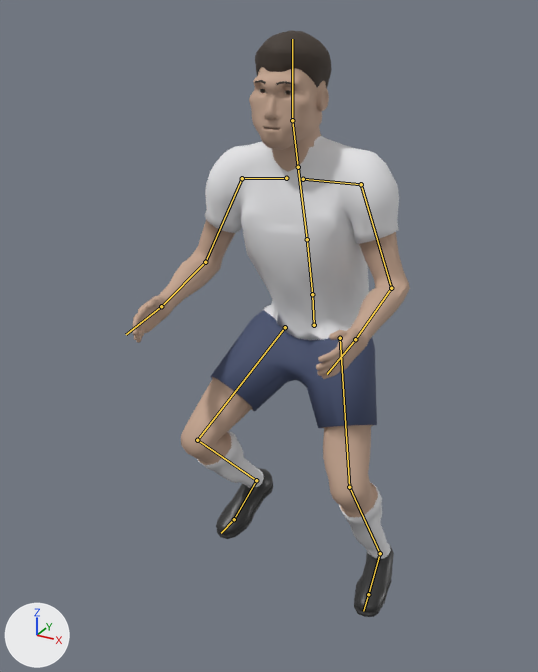
Before and after pictures for a commit that changed the Blender file assets/figure/figure.blend.
Both versions are drawn from a 50 mm camera at (0.878, -1.904, 1.733) aimed at (-0.084, -0.156, 0.859). The axes (+X, +Y, +Z) are drawn at lower left. The lights are the same throughout. The first picture is the older version. Both versions are drawn at frame 4 of the action 'strafe_R'; the numbers are the values there. The bones that bend it are drawn over the model as lines.

The first picture shows 'body', 'eyes', 'hair_short'.
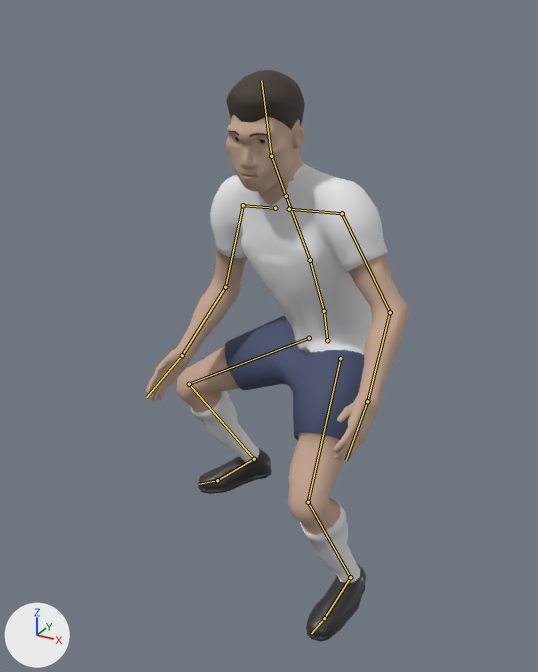
Location of each change, [x1, y1, x2, y2] in pixels of the pictures (538 x 672 px):
```json
{"object": "body", "change": "posed", "before": [133, 67, 410, 617], "after": [146, 114, 409, 642]}
{"object": "hair_short", "change": "posed", "before": [254, 30, 332, 88], "after": [226, 70, 305, 137]}
{"object": "eyes", "change": "posed", "before": [259, 89, 293, 128], "after": [234, 137, 268, 176]}
{"bone": "hips", "before": "(314, 325) to (312, 294)", "after": "(327, 340) to (324, 311)"}
{"bone": "spine", "before": "(312, 294) to (307, 239)", "after": "(324, 311) to (310, 260)"}
{"bone": "chest", "before": "(307, 239) to (298, 167)", "after": "(310, 260) to (286, 196)"}
{"bone": "neck", "before": "(298, 167) to (292, 120)", "after": "(286, 196) to (271, 156)"}
{"bone": "head", "before": "(292, 120) to (292, 39)", "after": "(271, 156) to (261, 80)"}
{"bone": "upper_arm_L", "before": "(361, 184) to (391, 288)", "after": "(342, 213) to (390, 312)"}
{"bone": "forearm_L", "before": "(391, 288) to (355, 339)", "after": "(390, 312) to (367, 401)"}
{"bone": "hand_L", "before": "(355, 339) to (327, 374)", "after": "(367, 401) to (346, 460)"}
{"bone": "upper_arm_R", "before": "(242, 178) to (205, 262)", "after": "(243, 205) to (225, 287)"}
{"bone": "forearm_R", "before": "(205, 262) to (161, 306)", "after": "(225, 287) to (182, 355)"}
{"bone": "hand_R", "before": "(161, 306) to (126, 334)", "after": "(182, 355) to (146, 397)"}
{"bone": "thigh_L", "before": "(340, 338) to (349, 487)", "after": "(340, 358) to (308, 502)"}
{"bone": "shin_L", "before": "(349, 487) to (380, 553)", "after": "(308, 502) to (350, 577)"}
{"bone": "foot_L", "before": "(380, 553) to (368, 594)", "after": "(350, 577) to (324, 618)"}
{"bone": "thigh_R", "before": "(285, 327) to (197, 440)", "after": "(309, 338) to (189, 384)"}
{"bone": "foot_R", "before": "(256, 480) to (234, 519)", "after": "(254, 459) to (217, 480)"}
```

Edits to the scene script, one JSON object a line:
```json
{"block": "bone_hips", "where": "bone_hips = bpy.data.objects['rig'].pose.bones['hips']  # child of 'root'"}
{"op": "set", "path": "bone_hips.location", "old": "(-0.02, -0.126, -0.006)", "new": "(0.016, -0.18, -0.034)"}
{"op": "set", "path": "bone_hips.rotation_quaternion", "old": "(0.998, 0.057, -0.016, 0.017)", "new": "(0.953, 0.083, -0.291, 0.029)", "note": "degrees (7, -2, 2) -> degrees (10, -34, 0)"}
{"block": "bone_spine", "where": "bone_spine = bpy.data.objects['rig'].pose.bones['spine']  # child of 'hips'"}
{"op": "set", "path": "bone_spine.rotation_quaternion", "old": "(0.999, 0.037, 0.014, 0.007)", "new": "(0.994, 0.075, 0.075, -0.014)", "note": "degrees (4, 2, 1) -> degrees (9, 9, -1)"}
{"block": "bone_chest", "where": "bone_chest = bpy.data.objects['rig'].pose.bones['chest']  # child of 'spine'"}
{"op": "set", "path": "bone_chest.rotation_quaternion", "old": "(1.0, 0.023, 0.022, -0.005)", "new": "(0.992, 0.059, 0.112, -0.009)", "note": "degrees (3, 3, -1) -> degrees (7, 13, 0)"}
{"block": "bone_neck", "where": "bone_neck = bpy.data.objects['rig'].pose.bones['neck']  # child of 'chest'"}
{"op": "set", "path": "bone_neck.rotation_quaternion", "old": "(0.999, -0.05, -0.011, -0.009)", "new": "(0.998, -0.04, 0.035, -0.043)", "note": "degrees (-6, -1, -1) -> degrees (-5, 4, -5)"}
{"block": "bone_head", "where": "bone_head = bpy.data.objects['rig'].pose.bones['head']  # child of 'neck'"}
{"op": "set", "path": "bone_head.rotation_quaternion", "old": "(0.998, -0.061, -0.013, -0.012)", "new": "(0.997, -0.049, 0.047, -0.048)", "note": "degrees (-7, -2, -1) -> degrees (-6, 5, -6)"}
{"block": "bone_upper_arm_l", "where": "bone_upper_arm_l = bpy.data.objects['rig'].pose.bones['upper_arm_L']  # child of 'shoulder_L'"}
{"op": "set", "path": "bone_upper_arm_l.rotation_quaternion", "old": "(0.965, 0.156, -0.007, -0.212)", "new": "(0.973, 0.196, -0.02, -0.12)", "note": "degrees (18, 3, -24) -> degrees (23, 0, -14)"}
{"block": "bone_forearm_l", "where": "bone_forearm_l = bpy.data.objects['rig'].pose.bones['forearm_L']  # child of 'upper_arm_L'"}
{"op": "set", "path": "bone_forearm_l.rotation_quaternion", "old": "(0.85, 0.527, 0.0, 0.0)", "new": "(0.951, 0.31, 0.0, 0.0)", "note": "degrees (64, 0, 0) -> degrees (36, 0, 0)"}
{"block": "bone_hand_l", "where": "bone_hand_l = bpy.data.objects['rig'].pose.bones['hand_L']  # child of 'forearm_L'"}
{"op": "set", "path": "bone_hand_l.rotation_quaternion", "old": "(0.975, 0.052, -0.216, 0.012)", "new": "(0.962, 0.085, -0.258, 0.023)", "note": "degrees (6, -25, 0) -> degrees (10, -30, 0)"}
{"block": "bone_upper_arm_r", "where": "bone_upper_arm_r = bpy.data.objects['rig'].pose.bones['upper_arm_R']  # child of 'shoulder_R'"}
{"op": "set", "path": "bone_upper_arm_r.rotation_quaternion", "old": "(0.979, 0.145, 0.016, 0.14)", "new": "(0.964, 0.207, 0.012, 0.167)", "note": "degrees (17, -1, 16) -> degrees (24, -3, 19)"}
{"block": "bone_forearm_r", "where": "bone_forearm_r = bpy.data.objects['rig'].pose.bones['forearm_R']  # child of 'upper_arm_R'"}
{"op": "set", "path": "bone_forearm_r.rotation_quaternion", "old": "(0.85, 0.527, 0.0, 0.0)", "new": "(0.951, 0.31, 0.0, 0.0)", "note": "degrees (64, 0, 0) -> degrees (36, 0, 0)"}
{"block": "bone_hand_r", "where": "bone_hand_r = bpy.data.objects['rig'].pose.bones['hand_R']  # child of 'forearm_R'"}
{"op": "set", "path": "bone_hand_r.rotation_quaternion", "old": "(0.975, 0.052, 0.216, -0.012)", "new": "(0.962, 0.085, 0.258, -0.023)", "note": "degrees (6, 25, 0) -> degrees (10, 30, 0)"}
{"block": "bone_thigh_l", "where": "bone_thigh_l = bpy.data.objects['rig'].pose.bones['thigh_L']  # child of 'hips'"}
{"op": "set", "path": "bone_thigh_l.rotation_quaternion", "old": "(0.946, -0.281, -0.11, -0.115)", "new": "(0.857, -0.416, -0.26, -0.156)", "note": "degrees (-32, -16, -9) -> degrees (-51, -35, -4)"}
{"block": "bone_shin_l", "where": "bone_shin_l = bpy.data.objects['rig'].pose.bones['shin_L']  # child of 'thigh_L'"}
{"op": "set", "path": "bone_shin_l.rotation_quaternion", "old": "(0.895, 0.446, -0.003, -0.005)", "new": "(0.825, 0.565, -0.004, -0.004)", "note": "degrees (53, 0, -1) -> degrees (69, 0, -1)"}
{"block": "bone_foot_l", "where": "bone_foot_l = bpy.data.objects['rig'].pose.bones['foot_L']  # child of 'shin_L'"}
{"op": "set", "path": "bone_foot_l.rotation_quaternion", "old": "(0.968, -0.215, -0.067, 0.114)", "new": "(0.976, -0.169, -0.017, 0.139)", "note": "degrees (-26, -5, 14) -> degrees (-20, 1, 16)"}
{"block": "bone_thigh_r", "where": "bone_thigh_r = bpy.data.objects['rig'].pose.bones['thigh_R']  # child of 'hips'"}
{"op": "set", "path": "bone_thigh_r.rotation_quaternion", "old": "(0.88, -0.453, 0.076, 0.123)", "new": "(0.794, -0.549, 0.131, 0.224)", "note": "degrees (-53, 14, 9) -> degrees (-66, 27, 14)"}
{"block": "bone_foot_r", "where": "bone_foot_r = bpy.data.objects['rig'].pose.bones['foot_R']  # child of 'shin_R'"}
{"op": "set", "path": "bone_foot_r.rotation_quaternion", "old": "(0.969, -0.224, -0.003, -0.108)", "new": "(0.953, -0.219, 0.015, -0.211)", "note": "degrees (-26, -3, -12) -> degrees (-25, -4, -24)"}
```
